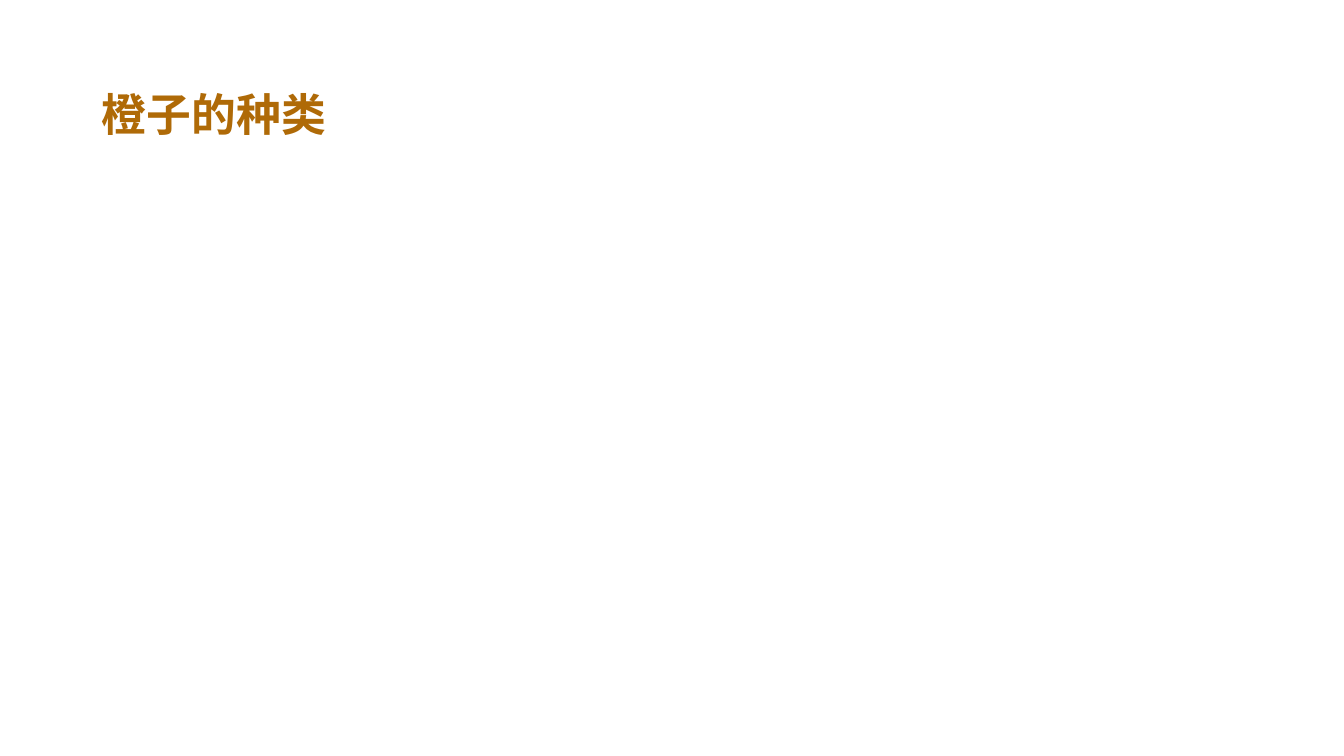
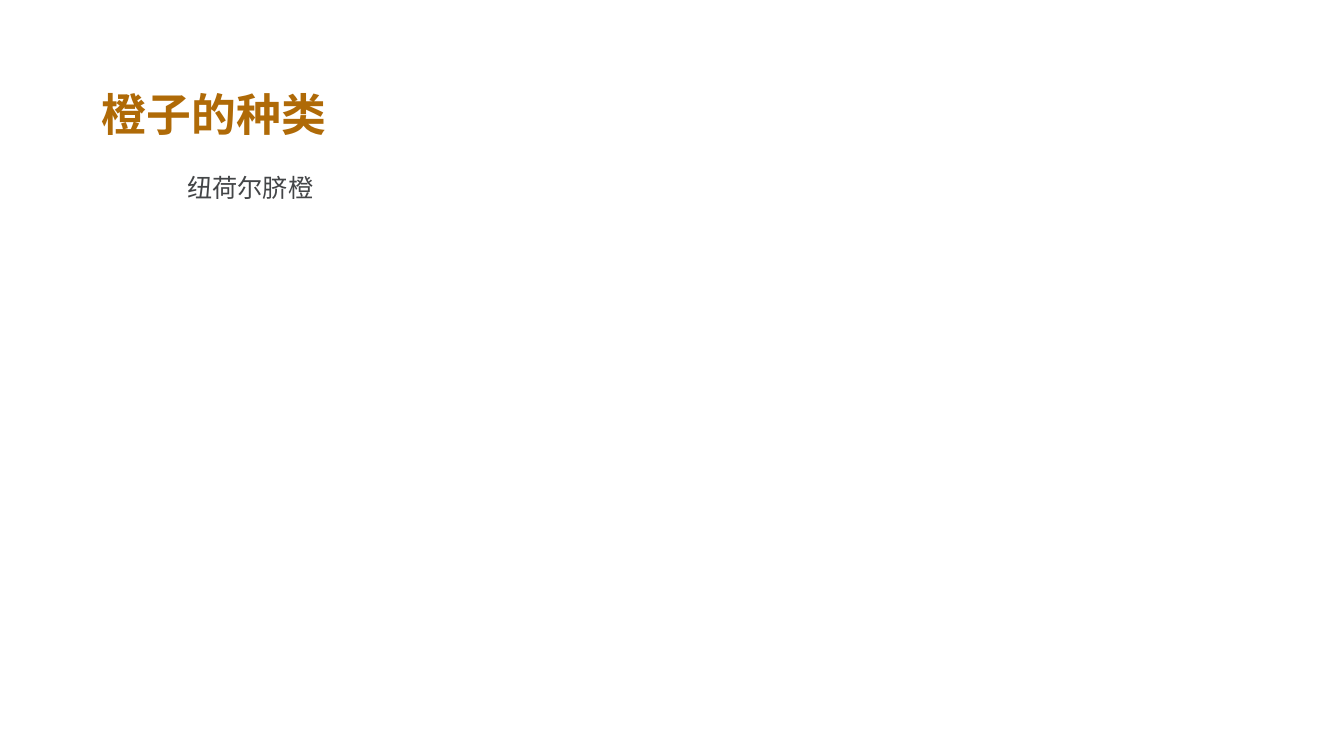
Before and after one commit to FredJiangFei/freetalk, a slide deck: slide 3 of 17.5/橙子.pptx. Drawn at 1344x756 pixels with LibreOffice and Linux fonts; fonts in the diff are those of the drawing; background and template pictures are left out. Boxes give left, top, right and bottom in pixels: in the first picture for what was removed or moved away, otherwise in the second. Text is boxed around its words. In the diff, an @@ line names an element or a change of style, - is before the commit and + after.

Commit message:
175

```diff
--- a/17.5/橙子.pptx
+++ b/17.5/橙子.pptx
@@ text added at [187, 176, 313, 199], 18 pt, text #434547 @@
+纽荷尔脐橙
```
Also in this commit, not shown: 1 slide removed.
